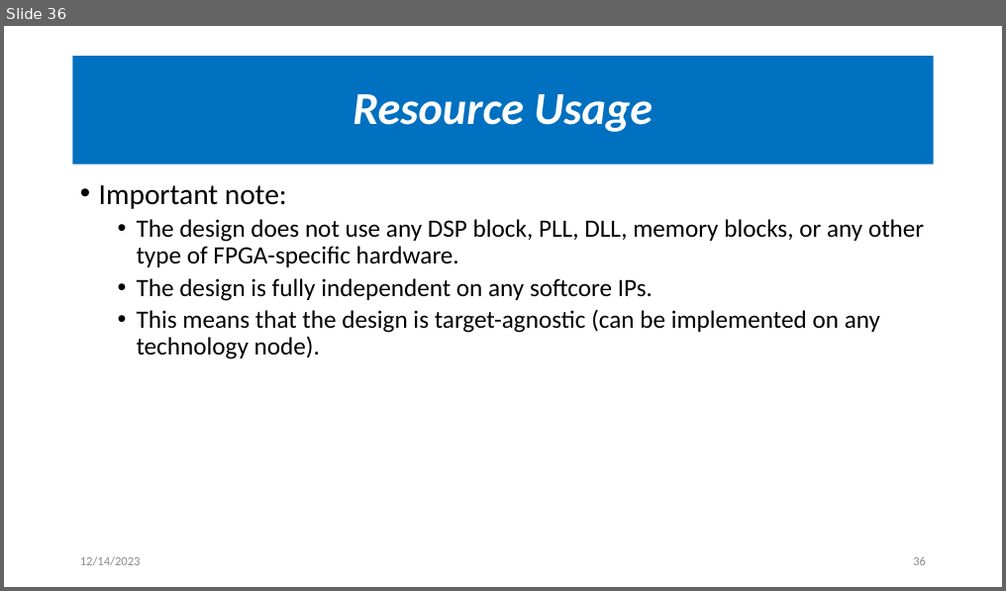
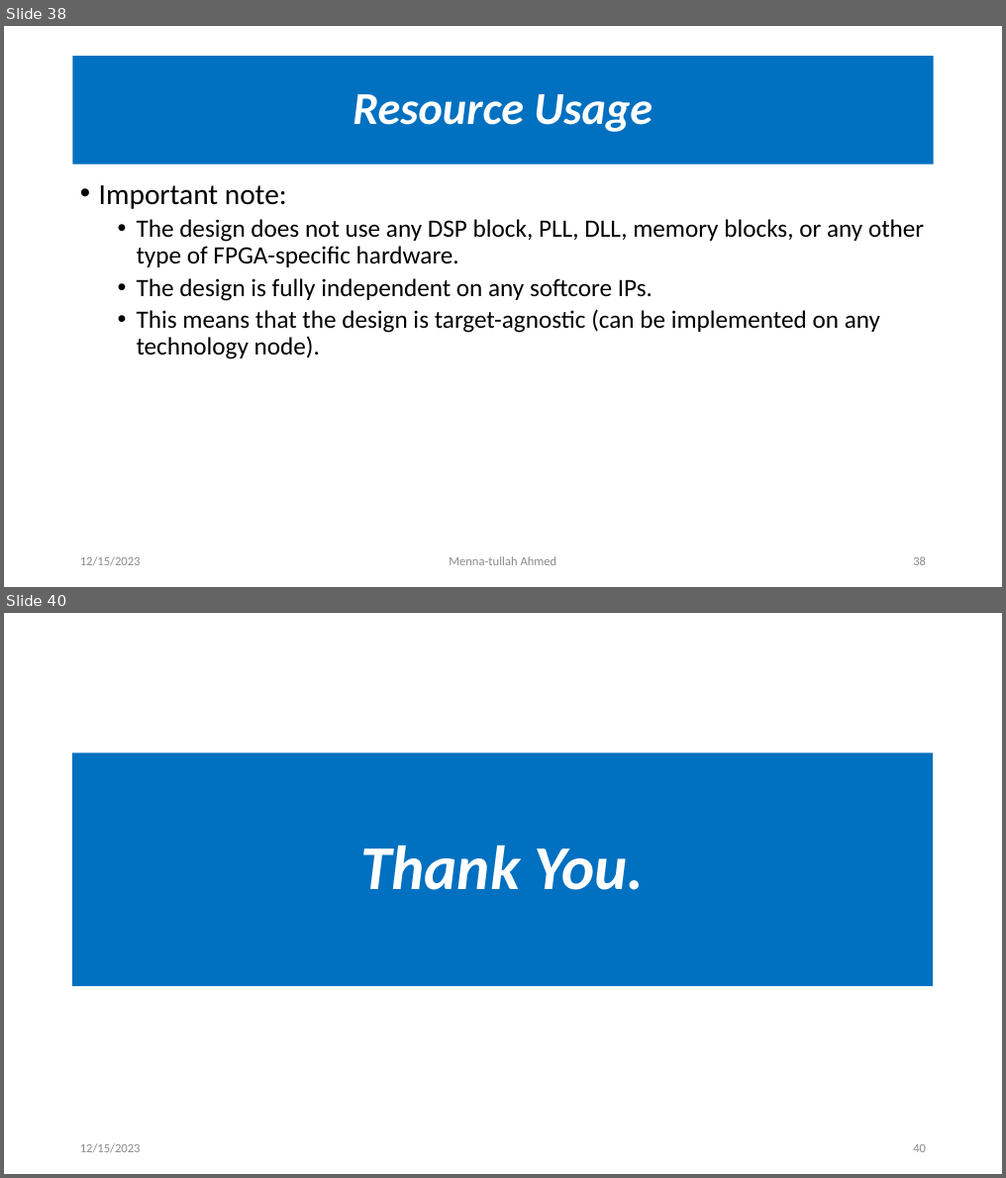
Before and after one commit to OmarAmer01/DCSK, a slide deck: docs/Presentation/main.pptx. Shown one above the other, each under a label of ours: slide 36 before the commit, slides 38 and 40 after it; the slides between them are not shown. The pictures are 1006x591 and 1006x1178 pixels, drawn with LibreOffice and Linux fonts; fonts in the diff are those of the drawing. Boxes give left, top, right and bottom in pixels: in the first picture for what was removed or moved away, otherwise in the second. Text is boxed around its words. In the diff, an @@ line names an element or a change of style, - is before the commit and + after.

```diff
--- a/docs/Presentation/main.pptx
+++ b/docs/Presentation/main.pptx
@@ slide 40 added at bbox=[4, 613, 1002, 1174], background #FFFFFF @@
@@ title added at bbox=[72, 753, 933, 986], fill #0070C0, 60 pt, text #FFFFFF, bold, italic @@
+Thank You.
@@ text added at bbox=[80, 1144, 141, 1154], 12 pt, text #8C8C8C @@
+12/15/2023
@@ page number added at bbox=[913, 1145, 926, 1153], 12 pt, text #8C8C8C @@
+40
@@ what was slide 36 is now slide 38 @@
@@ slide 38 changed as well @@
@@ text at bbox=[80, 557, 141, 567]: text changed @@
-12/14/2023
+12/15/2023
@@ text added at bbox=[449, 557, 557, 566], 12 pt, text #8C8C8C @@
+Menna-tullah Ahmed
```
Also in this commit, not shown: 34 other slides changed, 3 other slides added.
